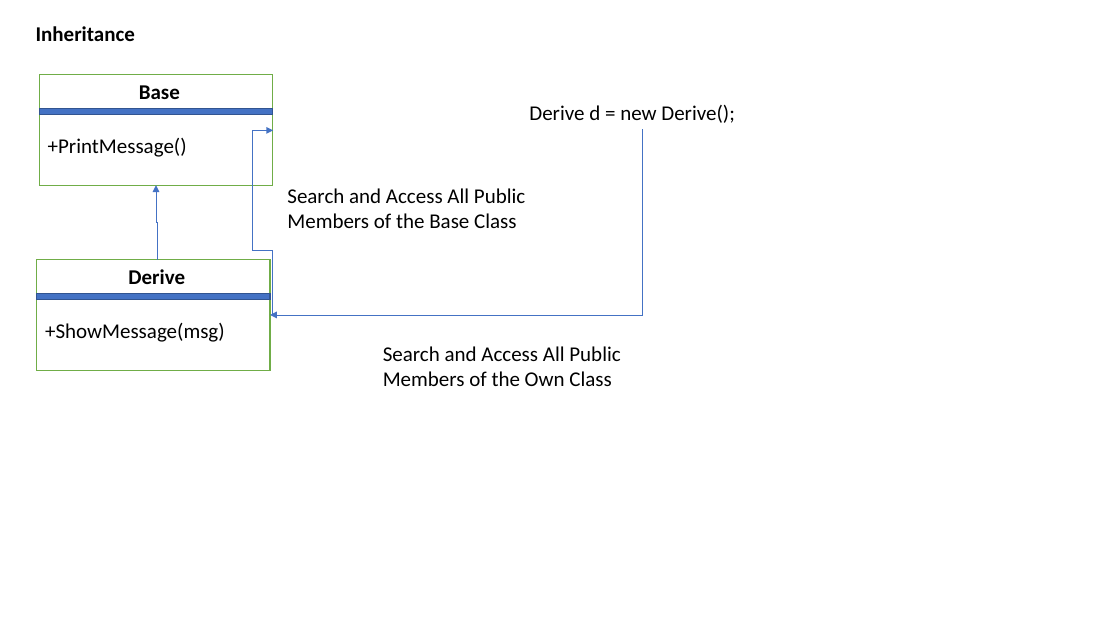
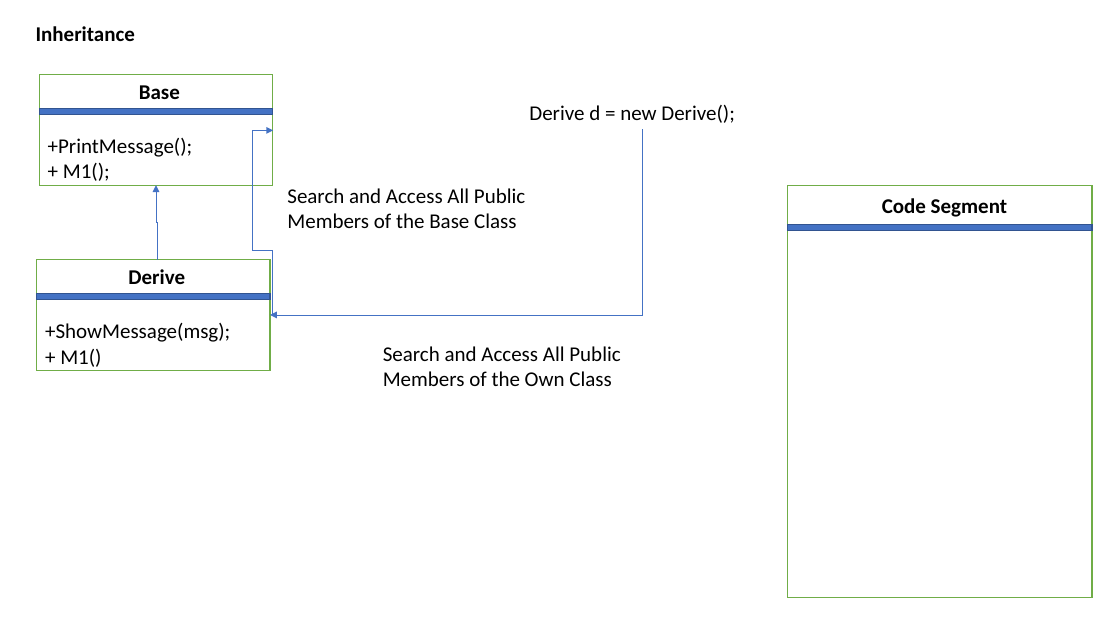
Before and after one commit to maheshsabnis/CS_Applications_MB, a slide deck: slide 4 of MB_Training_Images.pptx. Drawn at 1120x630 pixels with LibreOffice and Linux fonts; fonts in the diff are those of the drawing. Boxes give left, top, right and bottom in pixels: in the first picture for what was removed or moved away, otherwise in the second. Text is boxed around its words. In the diff, an @@ line names an element or a change of style, - is before the commit and + after.

```diff
--- a/MB_Training_Images.pptx
+++ b/MB_Training_Images.pptx
@@ text at [48,138,193,181]: text changed @@
-+PrintMessage()
++PrintMessage();
++ M1();
@@ rectangle added at [788,185,1092,597], fill #FFFFFF, outline #70AD47 1 pt @@
@@ text added at [882,198,1007,217], 18 pt, text #000000, bold @@
+Code Segment
@@ rectangle added at [788,224,1092,230], fill #4472C4, outline #325491 1 pt @@
@@ text at [45,323,230,367]: text changed @@
-+ShowMessage(msg)
++ShowMessage(msg);
++ M1()
```
Also in this commit, not shown: 14 other files.
